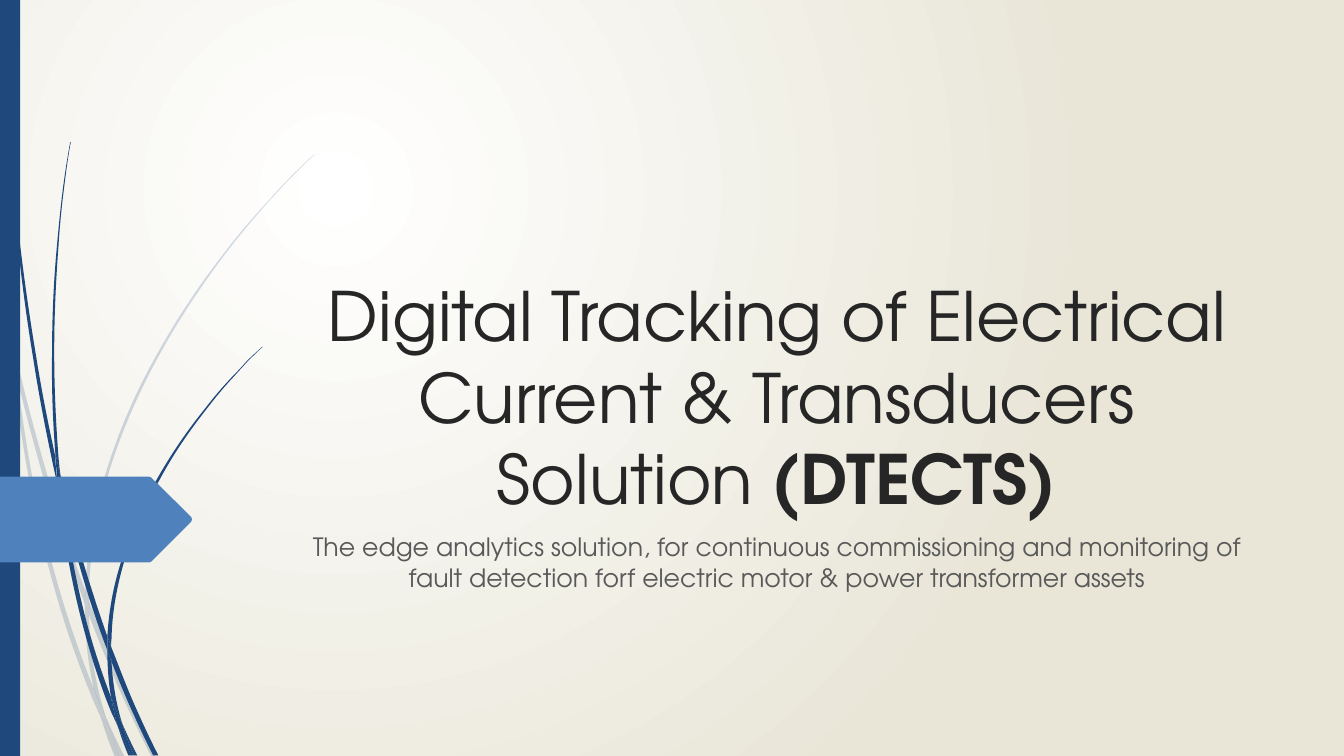
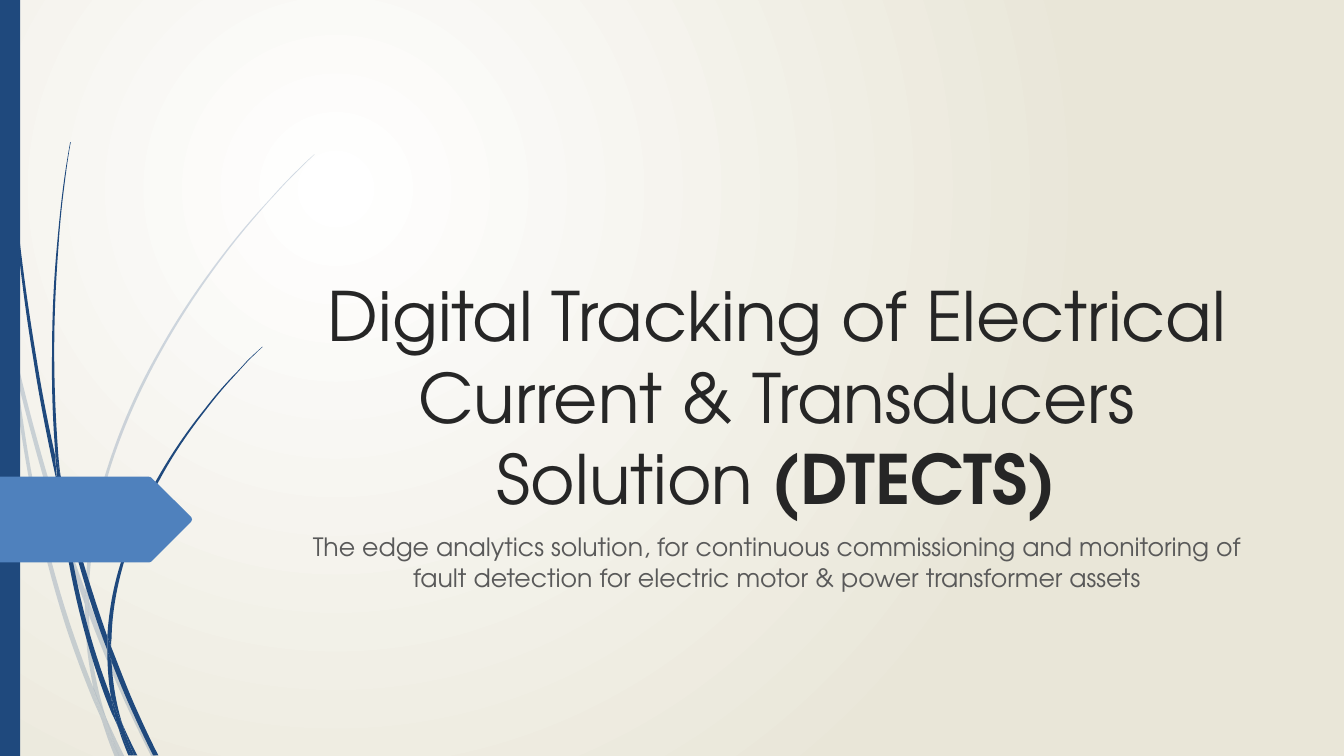
Before and after one commit to Jmr-Work/Pivotal_Presentation, a slide deck: slide 3 of Suppl/Pivotal Presentation - DTECTS.pptx. Drawn at 1344x756 pixels with LibreOffice and Linux fonts; fonts in the diff are those of the drawing. Boxes give left, top, right and bottom in pixels: in the first picture for what was removed or moved away, otherwise in the second. Text is boxed around its words. In the diff, an @@ line names an element or a change of style, - is before the commit and + after.

```diff
--- a/Suppl/Pivotal Presentation - DTECTS.pptx
+++ b/Suppl/Pivotal Presentation - DTECTS.pptx
@@ subtitle at box(313, 537, 1240, 592): text changed @@
-The edge analytics solution, for continuous commissioning and monitoring of fault detection forf electric motor & power transformer assets
+The edge analytics solution, for continuous commissioning and monitoring of fault detection for electric motor & power transformer assets
```
Also in this commit, not shown: 2 other slides changed, 1 slide added.
